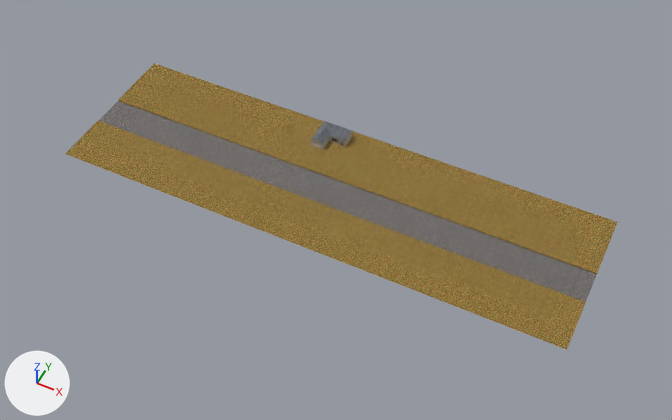
The Blender file assets/house.blend as it was, and as the next commit left it.
Rendered twice from a camera (50 mm lens) standing at (163.0, -340.0, 360.0) and looking at (13.0, -41.0, -13.0). Lighting does not change. The marker at lower left points along +X, +Y and +Z.

The older version as bpy lines, for what is in view:
```python
me_cube_001 = bpy.data.meshes.new('Cube.001')
me_cube_001.from_pydata(...)  # 125 vertices, 112 faces; spans x -17.0..7.6, y -17.0..6.4, z -6.4..2.8
# faces by material slot: [91, 10, 3, 1, 7]
me_cube_001.materials.append(mat_whiteplanks)  # picture img_white_planks_png
me_cube_001.materials.append(mat_blacktiling)  # picture img_tiling_png
me_cube_001.materials.append(mat_garagedoor)  # picture img_garage_door_png
me_cube_001.materials.append(mat_floor)  # picture img_wood_floor_png
me_cube_001.materials.append(mat_concrete)  # picture img_concrete_png
me_plane_002 = bpy.data.meshes.new('Plane.002')
me_plane_002.from_pydata(...)  # 12 vertices, 5 faces; spans x -134.0..151.0, y -44.0..44.0, z -1.0..0.0
# faces by material slot: [4, 1]
me_plane_002.materials.append(mat_grass)  # picture img_grass_png
me_plane_002.materials.append(mat_street)  # picture img_street_png
# before: 5 (-134.0, -13.0, 0.0) at pixel (98, 120), 6 (151.0, -13.0, 0.0) at pixel (585, 301), 9 (-134.0, -13.0, -1.0) at pixel (98, 121), 10 (151.0, -13.0, -1.0) at pixel (585, 302)
ob_ground_col = bpy.data.objects.new('Ground-col', me_plane_002)
ob_ground_col.location = (0.0, -36.1, -2.6)
ob_house_col = bpy.data.objects.new('House-col', me_cube_001)
ob_house_col.location = (-4.1, -0.9, 2.0)
ob_house_col.scale = (0.718, 0.718, 0.718)
```
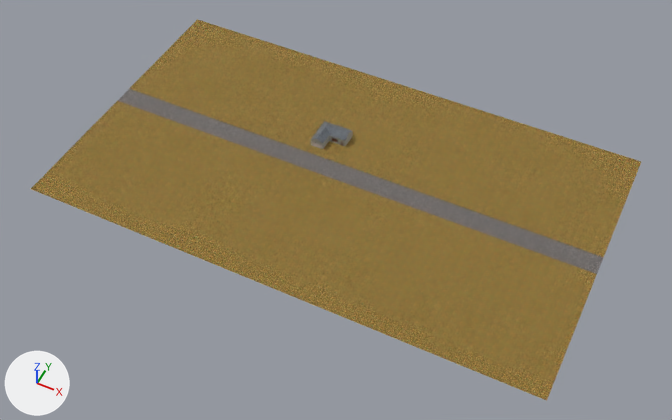
The edits, one by one:
me_plane_002 has 12 vertices, 5 faces and spans x -134.0..151.0, y -44.0..44.0, z -1.0..0.0.
me_plane_002 is used by ob_ground_col; location (0.0, -36.1, -2.6).
Part 1, on me_plane_002:
Vertices 5, 6, 9, 10 of me_plane_002 move by (0.0, 7.0, 0.0).
Vertex 0 of me_plane_002 moves from (-134.0, -44.0, 0.0) at pixel (65, 153) to (-134.0, -85.0, 0.0) at pixel (30, 189).
Vertex 1 of me_plane_002 moves from (151.0, -44.0, 0.0) at pixel (566, 349) to (151.0, -85.0, 0.0) at pixel (546, 400).
Part 2, on me_plane_002:
Vertex 2 of me_plane_002 moves from (-134.0, 44.0, 0.0) at pixel (154, 63) to (-134.0, 81.0, 0.0) at pixel (197, 19).
Vertex 3 of me_plane_002 moves from (151.0, 44.0, 0.0) at pixel (617, 221) to (151.0, 81.0, 0.0) at pixel (641, 161).
Object 'Ground-col' (ob_ground_col) moves from (0.0, -36.1, -2.6) to (0.0, -24.6, -2.6).

What differs and where, as boxes [x1, y1, x2, y2] in the pictures (672 x 420 px; the box of a moved part takes in the faces that stretch with it):
'Ground-col', reshaped, moved (10% wider, 33% taller): before [65, 63, 617, 350]; after [31, 19, 641, 401]
part 1 of me_plane_002, moved or reshaped: before [65, 101, 597, 350]; after [31, 89, 604, 401]
part 2 of me_plane_002, moved or reshaped: before [119, 63, 617, 273]; after [129, 19, 641, 257]
